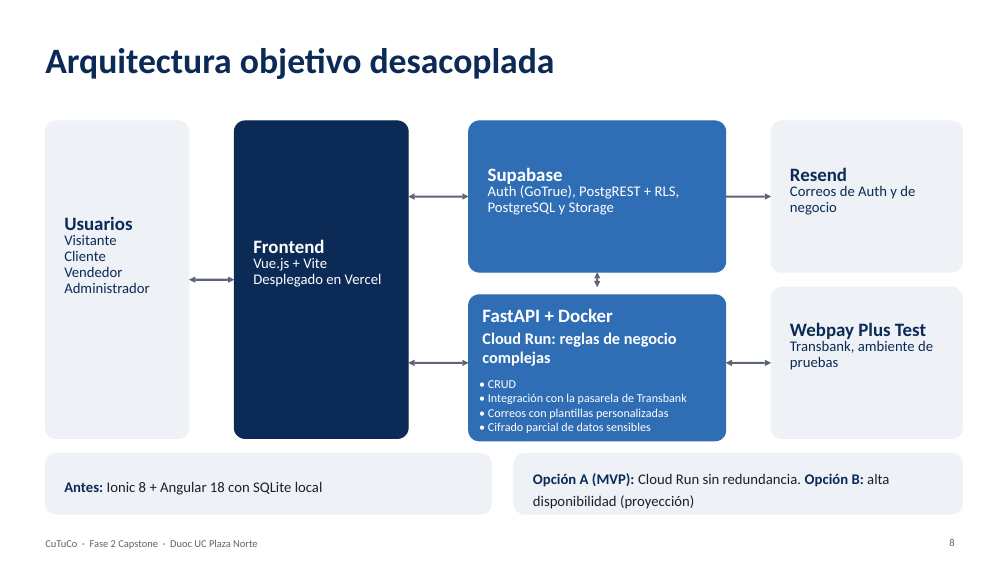
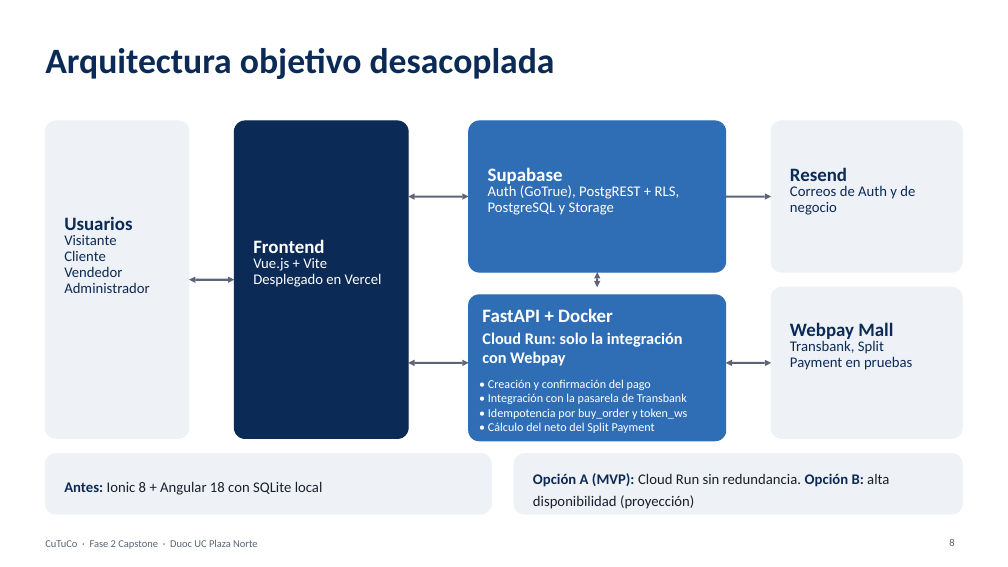
Before and after one commit to VichRo2005/cultiva_tu_compra, a slide deck: slide 8 of Fase 2/Evidencias Proyecto/Presentación Proyecto/CuTuCo Fase2.pptx. Drawn at 1008x567 pixels with LibreOffice and Linux fonts; fonts in the diff are those of the drawing; background and template pictures are left out. Boxes give left, top, right and bottom in pixels: in the first picture for what was removed or moved away, otherwise in the second. Text is boxed around its words. In the diff, an @@ line names an element or a change of style, - is before the commit and + after.

```diff
--- a/Fase 2/Evidencias Proyecto/Presentación Proyecto/CuTuCo Fase2.pptx
+++ b/Fase 2/Evidencias Proyecto/Presentación Proyecto/CuTuCo Fase2.pptx
@@ text at (x1=790, y1=322, x2=893, y2=341): text changed @@
-Webpay Plus Test
+Webpay Mall
@@ text at (x1=482, y1=332, x2=683, y2=366): text changed @@
-Cloud Run: reglas de negocio complejas
+Cloud Run: solo la integración con Webpay
@@ text at (x1=790, y1=340, x2=912, y2=370): text changed @@
-Transbank, ambiente de pruebas
+Transbank, Split Payment en pruebas
@@ text in rounded rectangle at (x1=488, y1=379, x2=651, y2=390): text changed @@
-• CRUD
+• Creación y confirmación del pago
@@ text in rounded rectangle at (x1=488, y1=408, x2=687, y2=433): text changed @@
-• Correos con plantillas personalizadas
-• Cifrado parcial de datos sensibles
+• Idempotencia por buy_order y token_ws
+• Cálculo del neto del Split Payment
```
Also in this commit, not shown: 16 other slides changed, 12 other files.
